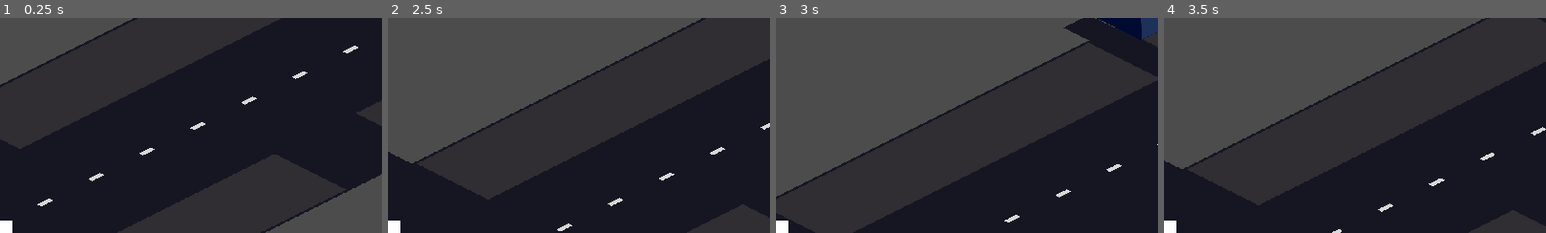
Above: before the commit, frames 1-4 (left to right).
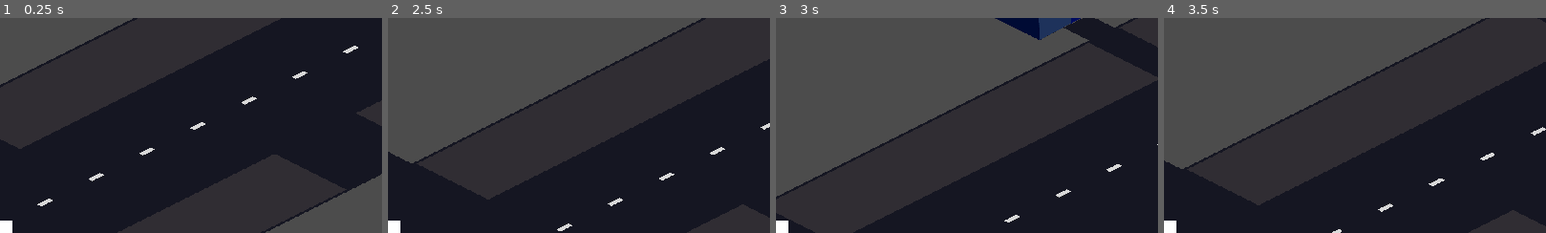
Above: after the commit, the same moments.

Repository: Merliin42/Ludum-Dare-46
Game: Godot game, scene res://Scenes/Main.tscn
The game is run twice, just before and just after one commit, with the same random seed, the same clock (stepped at 60 frames per second) and the same inputs.
Inputs:
- Up to frame 1 (0.25 s): no input
- Up to frame 2 (2.5 s): tap Enter (ui_accept) at 0.5, 0.77, 1.52 s; hold D (ui_right) 0.53-2.03 s; hold Q (ui_left) from 2.03 s (still down)
- Up to frame 3 (3 s): keep holding Q (ui_left)
- Up to frame 4 (3.5 s): keep holding Q (ui_left); tap Enter (ui_accept) at 3.02 s
The pictures show only the part of the screen within x 50-100%, y 0-50%; the shares and areas given below are measured in that part.

Frames 1-2 are identical in both runs. In frame 3, 2.0% of the frame differs, in the area x 57-100%, y 0-11%; in frame 4, nothing differs.

Commit message:
Modif tileset

Diff:
--- a/Assets/Tileset/TileSet.tres
+++ b/Assets/Tileset/TileSet.tres
@@ -158,7 +158,7 @@
 18/z_index = 0
 20/name = "house"
 20/texture = ExtResource( 12 )
-20/tex_offset = Vector2( 128, -448 )
+20/tex_offset = Vector2( -128, -448 )
 20/modulate = Color( 1, 1, 1, 1 )
 20/region = Rect2( 203, 192, 384, 512 )
 20/tile_mode = 0
